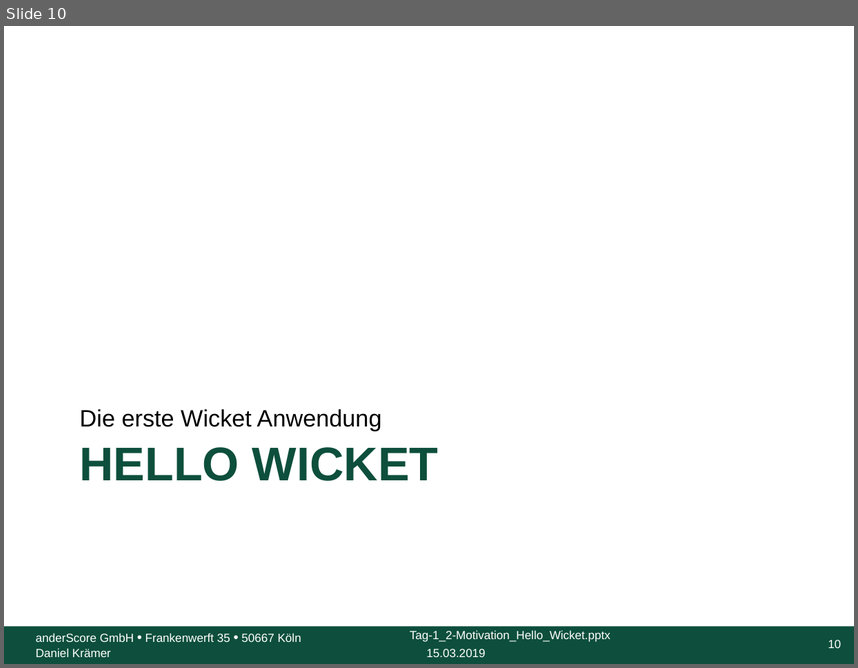
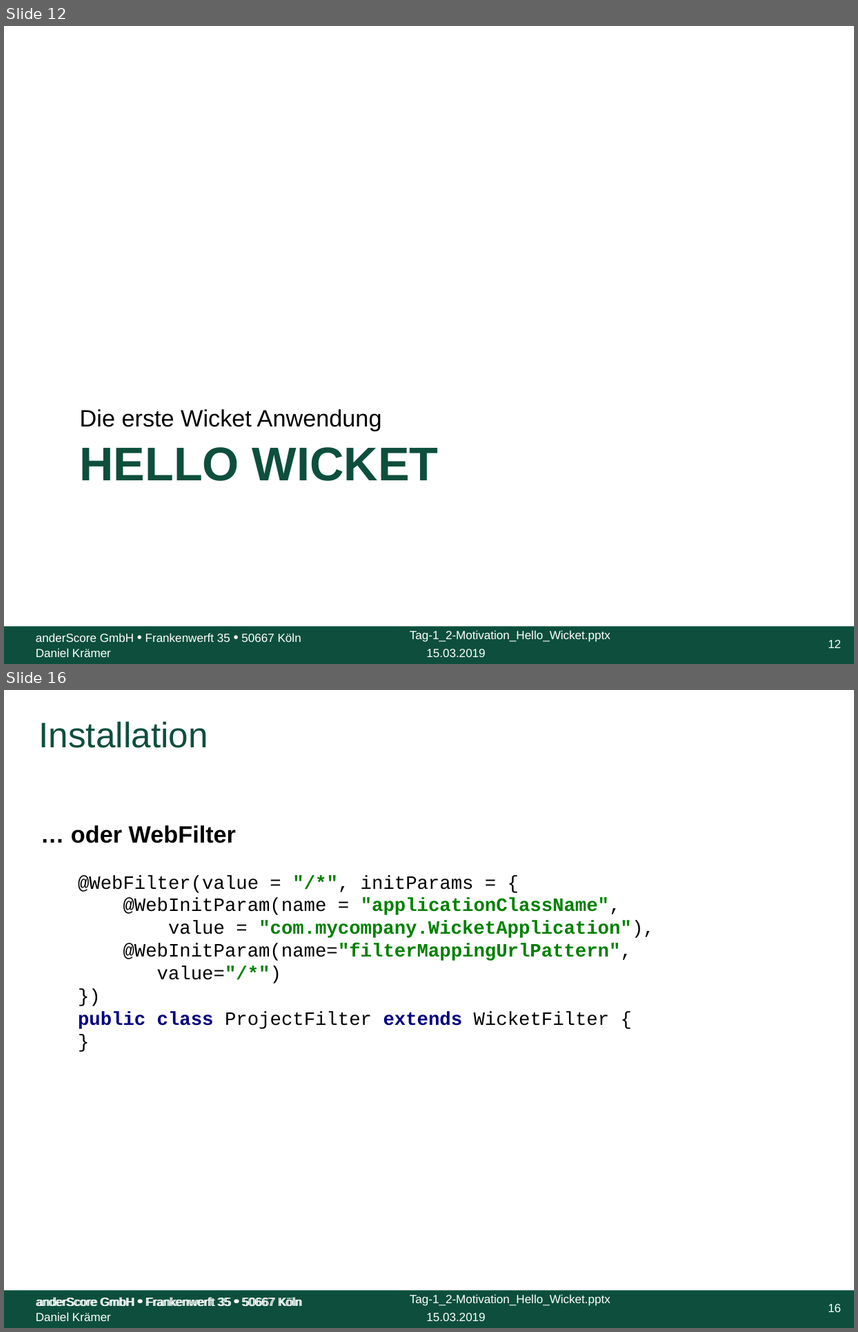
Before and after one commit to anderscore-gmbh/wicket-training, a slide deck: slides/Tag-1_2-Motivation_Hello_Wicket.pptx. Shown one above the other, each under a label of ours: slide 10 before the commit, slides 12 and 16 after it; the slides between them are not shown. The pictures are 858x668 and 858x1332 pixels, drawn with LibreOffice and Linux fonts; fonts in the diff are those of the drawing; background and template pictures are left out. Boxes give left, top, right and bottom in pixels: in the first picture for what was removed or moved away, otherwise in the second. Text is boxed around its words. In the diff, an @@ line names an element or a change of style, - is before the commit and + after.

```diff
--- a/slides/Tag-1_2-Motivation_Hello_Wicket.pptx
+++ b/slides/Tag-1_2-Motivation_Hello_Wicket.pptx
@@ slide 16 added at (x1=4, y1=690, x2=854, y2=1328), background #FFFFFF; not listed: 5 template elements that a slide beside it also shows @@
@@ text added at (x1=39, y1=721, x2=208, y2=748), 30 pt, text #0D4F3C @@
+Installation
@@ text added at (x1=71, y1=825, x2=655, y2=1029), 16 pt, text #000000, bold @@
+… oder WebFilter
+  @WebFilter(value = "/*", initParams = {
+  @WebInitParam(name = "applicationClassName",
+  value = "com.mycompany.WicketApplication"),
+  @WebInitParam(name="filterMappingUrlPattern",
+  value="/*")
+  })
+  public class ProjectFilter extends WicketFilter {
+  }
@@ text added at (x1=37, y1=1296, x2=301, y2=1308), 10 pt, text #FFFFFF @@
+anderScore GmbH • Frankenwerft 35 • 50667 Köln
@@ what was slide 10 is now slide 12 @@
@@ page number at (x1=828, y1=639, x2=841, y2=648): text changed @@
-10
+12
```
Also in this commit, not shown: 12 slides changed, 3 other slides added, 10 other files.
